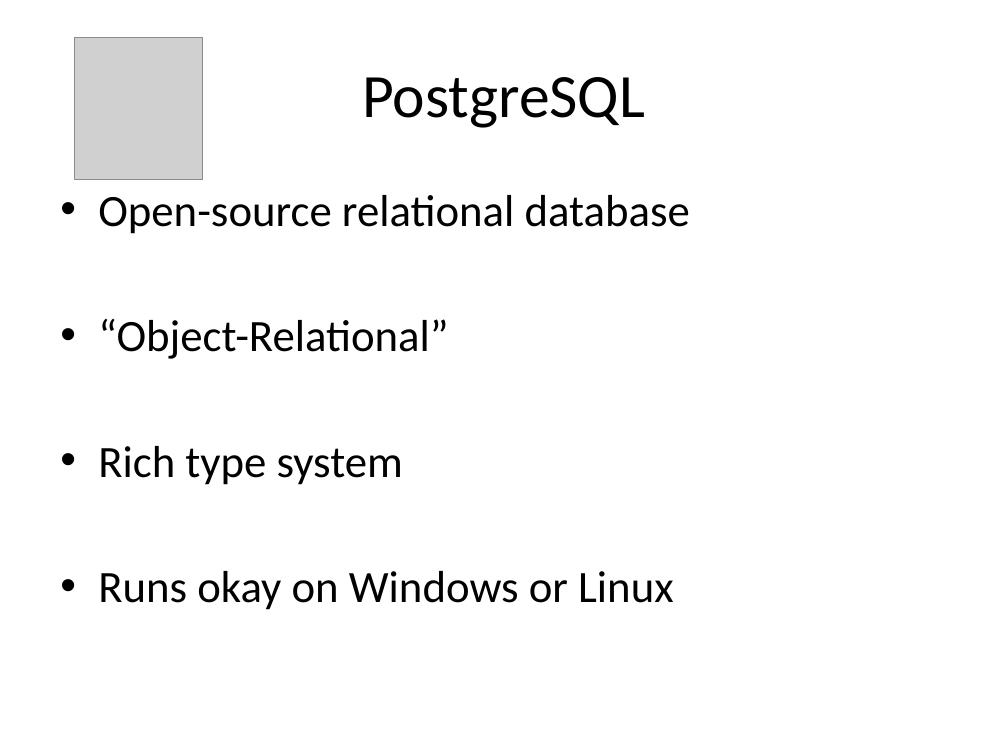
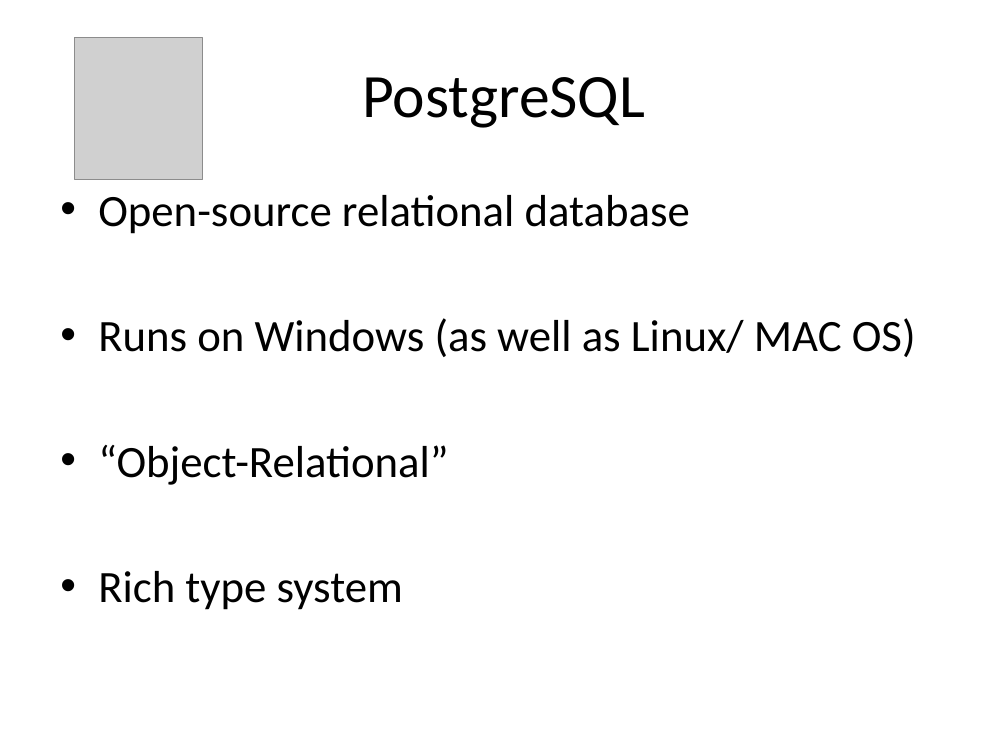
Before and after one commit to alexdgarland/database-demos, a slide deck: slide 13 of Slides/Not Only SQL - Picking A Database for DotNET.pptx. Drawn at 1008x756 pixels with LibreOffice and Linux fonts; fonts in the diff are those of the drawing; grey boxes stand for pictures. Boxes give left, top, right and bottom in pixels: in the first picture for what was removed or moved away, otherwise in the second. Text is boxed around its words. In the diff, an @@ line names an element or a change of style, - is before the commit and + after.

```diff
--- a/Slides/Not Only SQL - Picking A Database for DotNET.pptx
+++ b/Slides/Not Only SQL - Picking A Database for DotNET.pptx
@@ text at [98, 318, 916, 357]: paragraph added @@
+• Runs on Windows (as well as Linux/ MAC OS)
@@ text at [98, 571, 674, 610]: paragraph removed @@
-• Runs okay on Windows or Linux
```
Also in this commit, not shown: 4 other slides changed.
